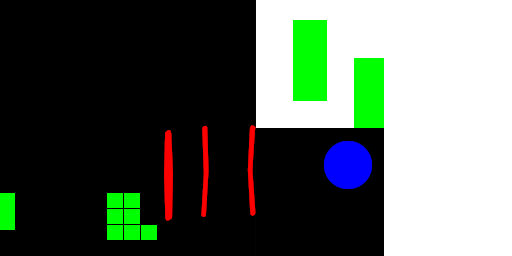
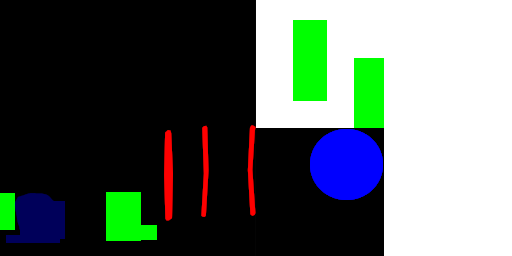
Comparing the layer stacks of the two 512 x 256 images. Changes:
painted on "Pasted Layer" over [310, 129, 383, 200]
painted on "StaryGuyFabric.png" over [6, 192, 141, 243]
